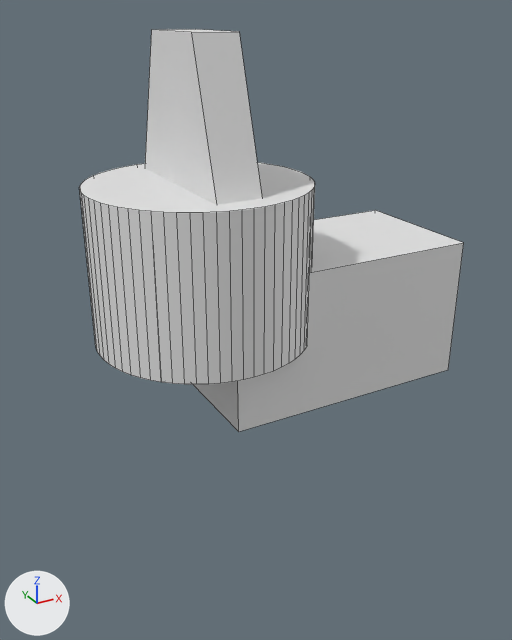
An edit to the Blender file Robot_Arm_Project/accurate_robot_dimensions.blend, drawn before and after from the same camera.
Before and after are seen from a 50 mm lens placed at (-0.125, -0.279, 0.14), pointed at (0.029, 0.001, 0.0). Every picture has the same lights, and +X, +Y and +Z are marked at lower left. Mesh edges are drawn as thin lines.
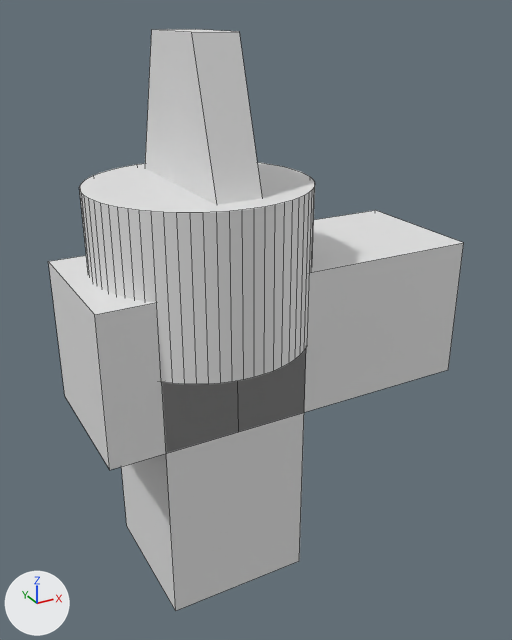
Changed parts and their boxes (x1, y1, x2, y2) in the pictures (512 x 640 px):
'Cube.003', added: after (121, 349, 306, 611)
'Cube.001', mesh rescaled (not visible before): after (48, 256, 239, 470)

The change in detail:
me_cube_008 has 8 vertices, 6 faces and spans x -0.035..0.035, y -0.035..0.035, z 0.0..0.06.
me_cube_008 is used by ob_cube_001; location (0.0, 0.0, 0.0).
me_cube_008 part 1: the whole mesh is scaled about its middle by (0.857, 1, 1.17), then moved by (-0.03, 0.0, -0.03).
Mesh me_cube_001 is new.
It is a box spanning x -0.035..0.035, y -0.035..0.035, z -0.125..0.0.
Object 'Cube.003' (ob_cube_003) is new; it shows me_cube_001.
Its location is (0.0, 0.0, 0.0).
